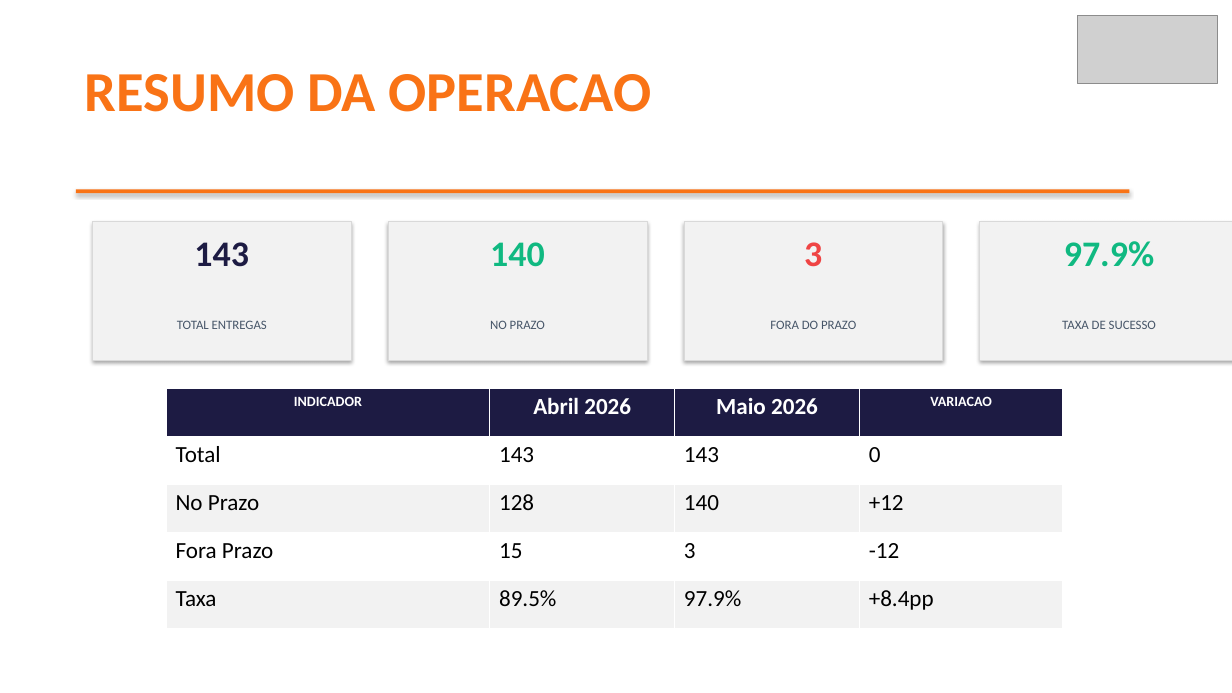
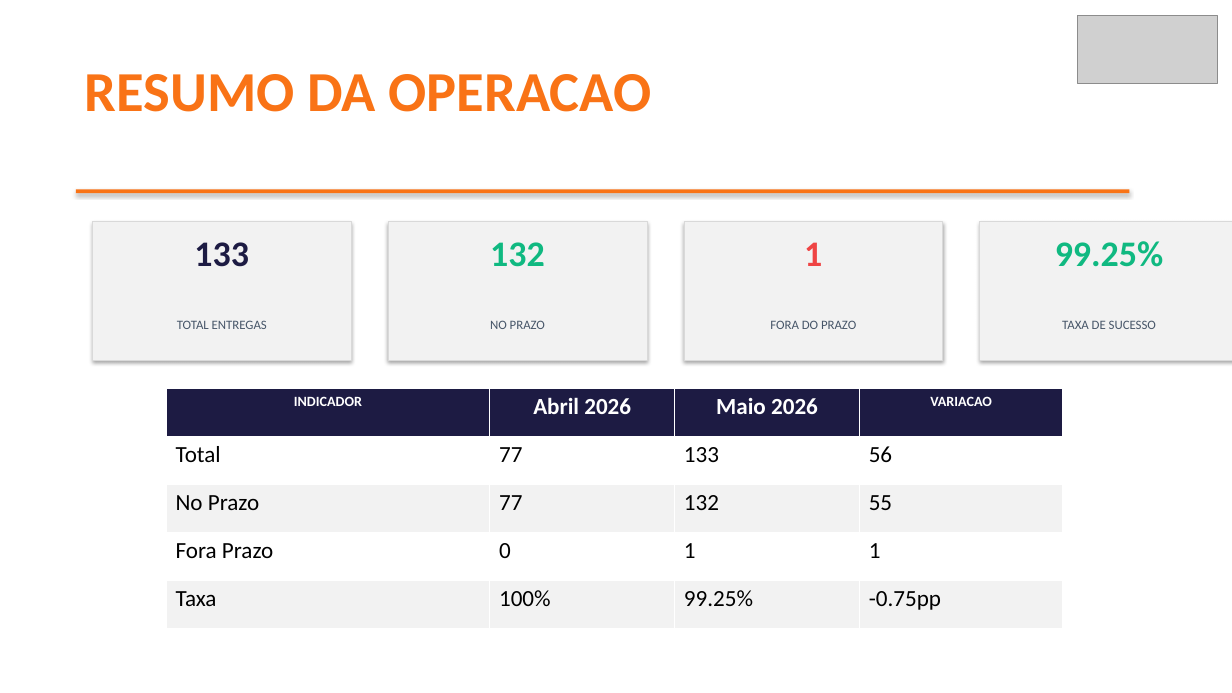
Before and after one commit to brendaelicia-sketch/PortoEX, a slide deck: slide 2 of pptx/maio_2026/BSG_BIJOU_BRASIL_COMERCIO_VARE.pptx. Drawn at 1232x693 pixels with LibreOffice and Linux fonts; fonts in the diff are those of the drawing; grey boxes stand for pictures. Boxes give left, top, right and bottom in pixels: in the first picture for what was removed or moved away, otherwise in the second. Text is boxed around its words. In the diff, an @@ line names an element or a change of style, - is before the commit and + after.

```diff
--- a/pptx/maio_2026/BSG_BIJOU_BRASIL_COMERCIO_VARE.pptx
+++ b/pptx/maio_2026/BSG_BIJOU_BRASIL_COMERCIO_VARE.pptx
@@ text at <box>194,242,249,267</box>: text changed @@
-143
+133
@@ text at <box>490,242,545,267</box>: text changed @@
-140
+132
@@ text at <box>804,242,822,266</box>: text changed @@
-3
+1
@@ text at <box>1055,241,1164,267</box>: text changed @@
-97.9%
+99.25%
@@ table at <box>166,388,1063,628</box> @@
-row 2: Total | 143 | 143 | 0
+row 2: Total | 77 | 133 | 56
-row 3: No Prazo | 128 | 140 | +12
+row 3: No Prazo | 77 | 132 | 55
-row 4: Fora Prazo | 15 | 3 | -12
+row 4: Fora Prazo | 0 | 1 | 1
-row 5: Taxa | 89.5% | 97.9% | +8.4pp
+row 5: Taxa | 100% | 99.25% | -0.75pp
```
Also in this commit, not shown: 4 other slides changed, 1 slide added, 1 slide removed.
